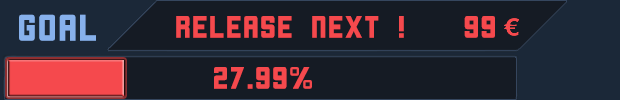
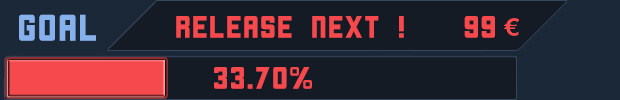
Revision of a layered (620, 100) image; what changed, layer by layer:
renamed "27.99%" to "33.70%", painted on it over box(214, 67, 282, 89)
painted on "Red Bar copy" over box(123, 60, 165, 96)
